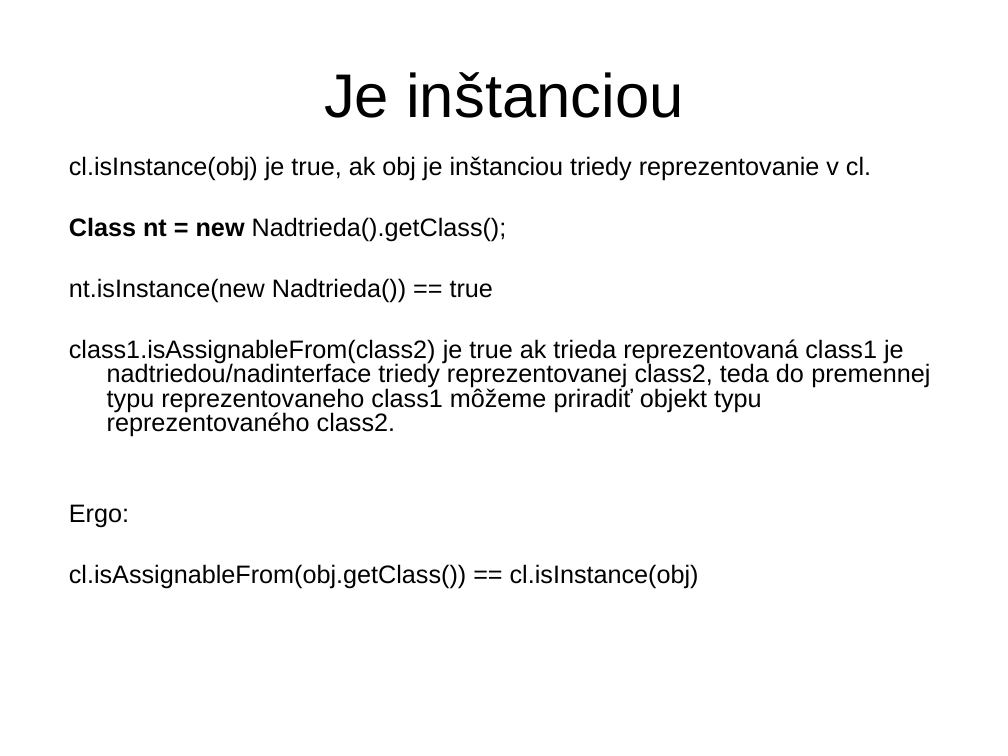
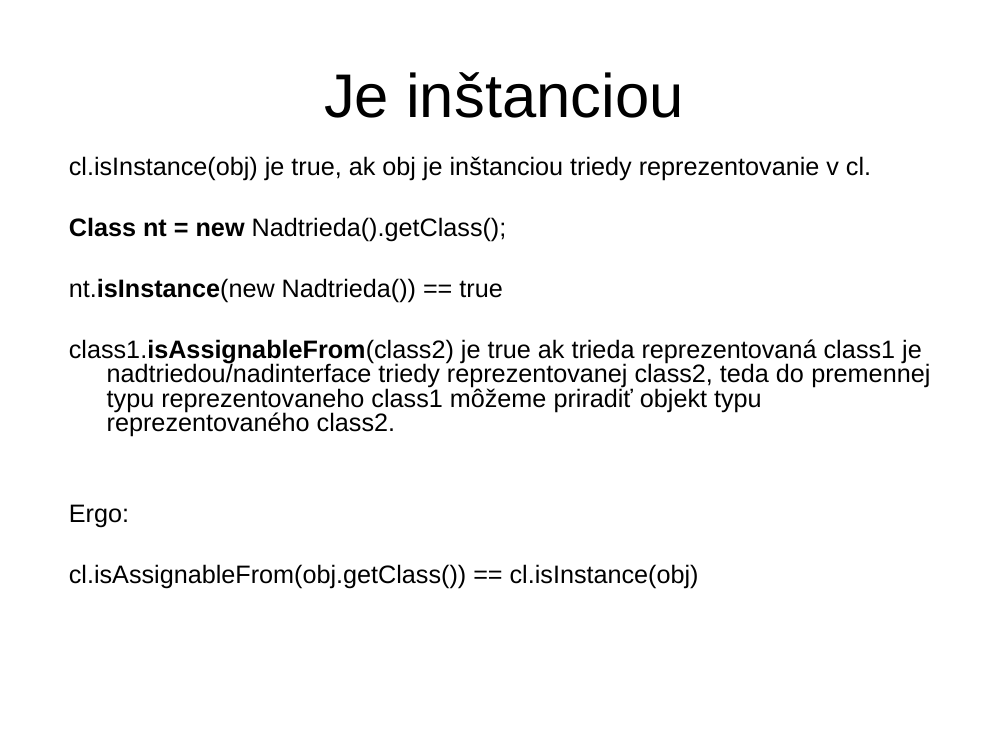
Before and after one commit to Programovanie4/Prednasky, a slide deck: slide 11 of 13/13_java.ppt. Drawn at 1008x756 pixels with LibreOffice and Linux fonts; fonts in the diff are those of the drawing. Boxes give left, top, right and bottom in pixels: in the first picture for what was removed or moved away, otherwise in the second. Text is boxed around its words. In the diff, an @@ line names an element or a change of style, - is before the commit and + after.

```diff
--- a/13/13_java.ppt
+++ b/13/13_java.ppt
@@ text at bbox=[69, 278, 930, 436]: bold on in "nt.isInstance(new", "class1.isAssignableFrom(class2)" @@
```
Also in this commit, not shown: 1 slide added, 2 slides removed, 5 other files.
